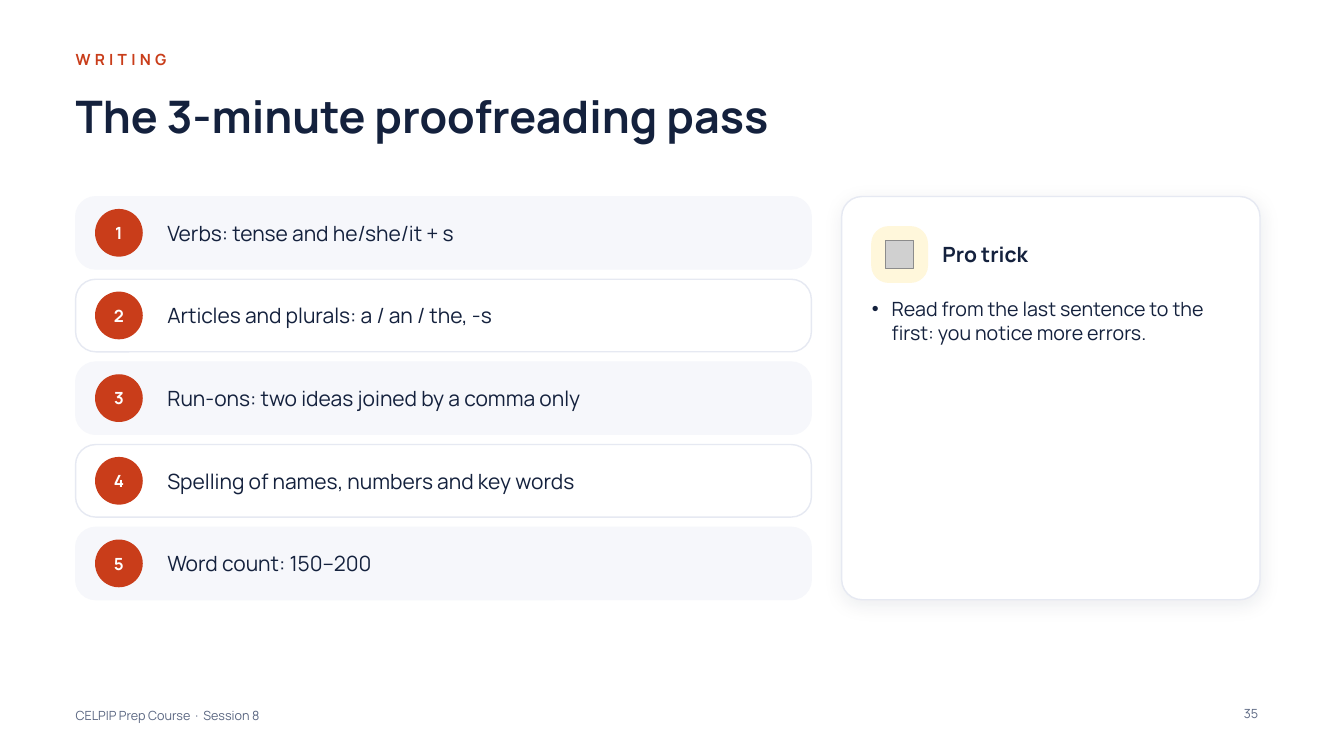
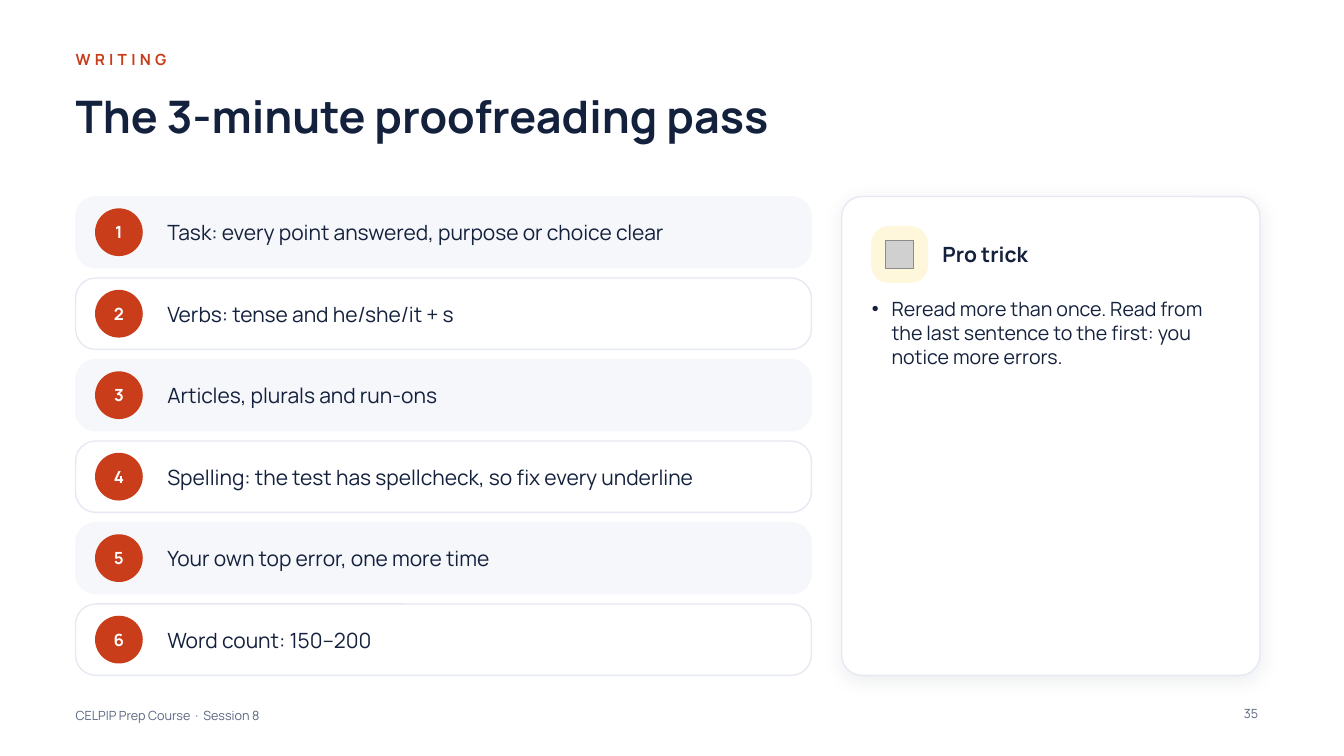
Before and after one commit to learnovateqa/The_English_Academy_CELPIP, a slide deck: slide 35 of decks/session-08.pptx. Drawn at 1344x756 pixels with LibreOffice and Linux fonts; fonts in the diff are those of the drawing; grey boxes stand for pictures. Boxes give left, top, right and bottom in pixels: in the first picture for what was removed or moved away, otherwise in the second. Text is boxed around its words. In the diff, an @@ line names an element or a change of style, - is before the commit and + after.

```diff
--- a/decks/session-08.pptx
+++ b/decks/session-08.pptx
@@ proportions changed in 6 elements at box(76, 197, 812, 268), box(76, 278, 812, 350), box(76, 360, 812, 432), box(76, 442, 812, 513), box(76, 522, 812, 594), box(842, 197, 1260, 676) @@
@@ rounded rectangle: place and size @@
-rounded rectangle at box(842, 197, 1260, 600)
+rounded rectangle at box(842, 197, 1260, 676)
@@ text added at box(167, 224, 663, 245), 15 pt, text #14213D @@
+Task: every point answered, purpose or choice clear
@@ text "Verbs: tense and he/she/it + ...": place and size @@
-text "Verbs: tense and he/she/it + ..." at box(167, 225, 454, 242)
+text "Verbs: tense and he/she/it + ..." at box(167, 306, 454, 323)
@@ text removed at box(167, 307, 492, 328) @@
-Articles and plurals: a / an / the, -s
@@ text at box(892, 301, 1202, 365): text changed @@
-• Read from the last sentence to the first: you notice more errors.
+• Reread more than once. Read from the last sentence to the first: you notice more errors.
@@ text at box(167, 387, 437, 408): text changed @@
-Run-ons: two ideas joined by a comma only
+Articles, plurals and run-ons
@@ text at box(167, 469, 693, 491): text changed @@
-Spelling of names, numbers and key words
+Spelling: the test has spellcheck, so fix every underline
@@ 2 texts, 2 rounded rectangles, 2 ellipses: place and size @@
-2 texts, 2 rounded rectangles, 2 ellipses at box(76, 445, 812, 600)
+2 texts, 2 rounded rectangles, 2 ellipses at box(76, 442, 812, 594)
@@ text added at box(167, 550, 489, 571), 15 pt, text #14213D @@
+Your own top error, one more time
@@ rounded rectangle added at box(76, 604, 812, 676), fill #FFFFFF, outline #E6E9F2 1 pt @@
@@ ellipse added at box(96, 617, 142, 663), fill #C93D1A, outline #C93D1A 1 pt @@
@@ text "Word count: 150–200": place and size @@
-text "Word count: 150–200" at box(167, 555, 372, 572)
+text "Word count: 150–200" at box(167, 632, 372, 649)
@@ text added at box(114, 633, 124, 647), 12 pt, text #FFFFFF, bold @@
+6
```
Also in this commit, not shown: 2 other slides changed, 1 slide added, 3 other files.
